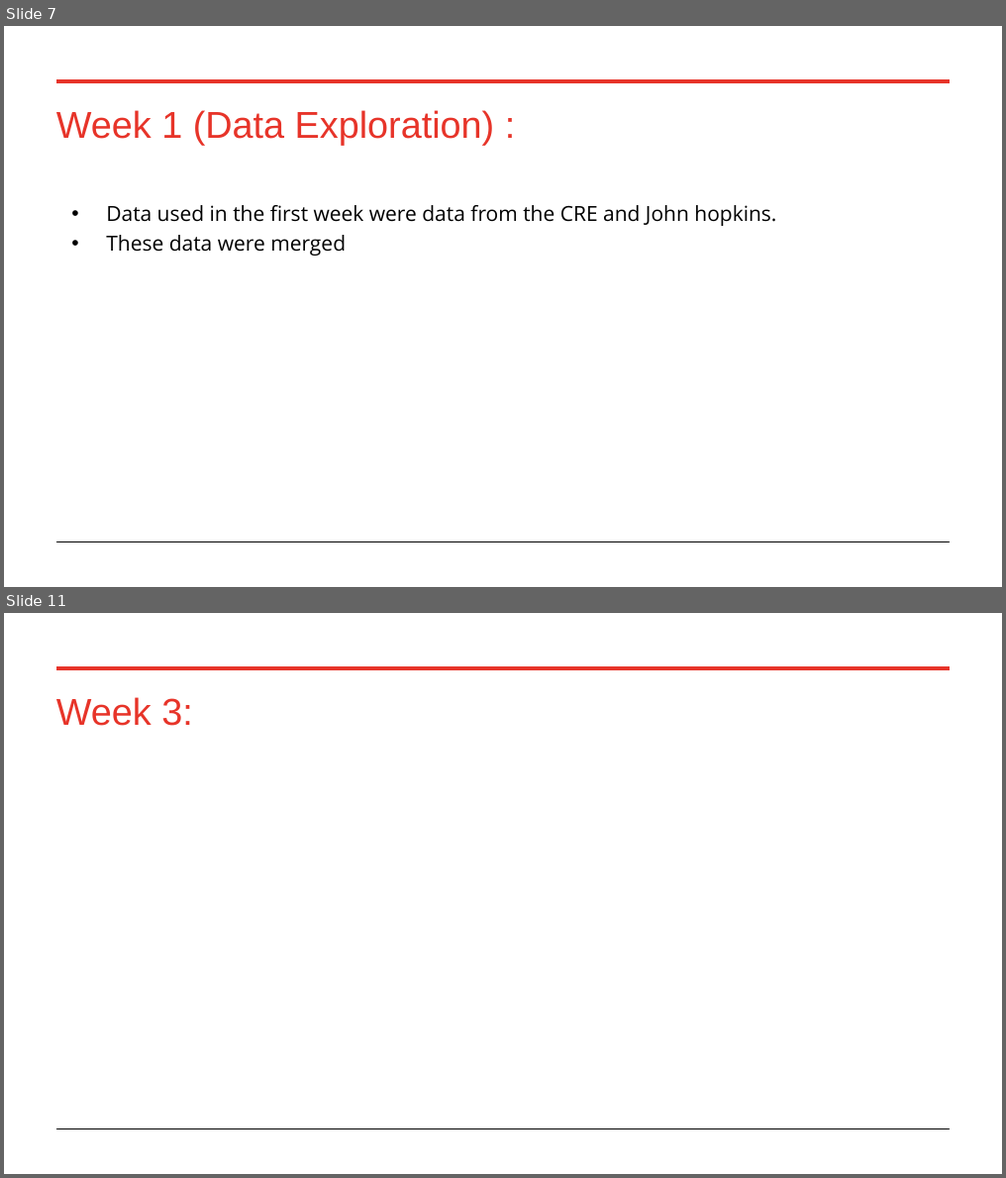
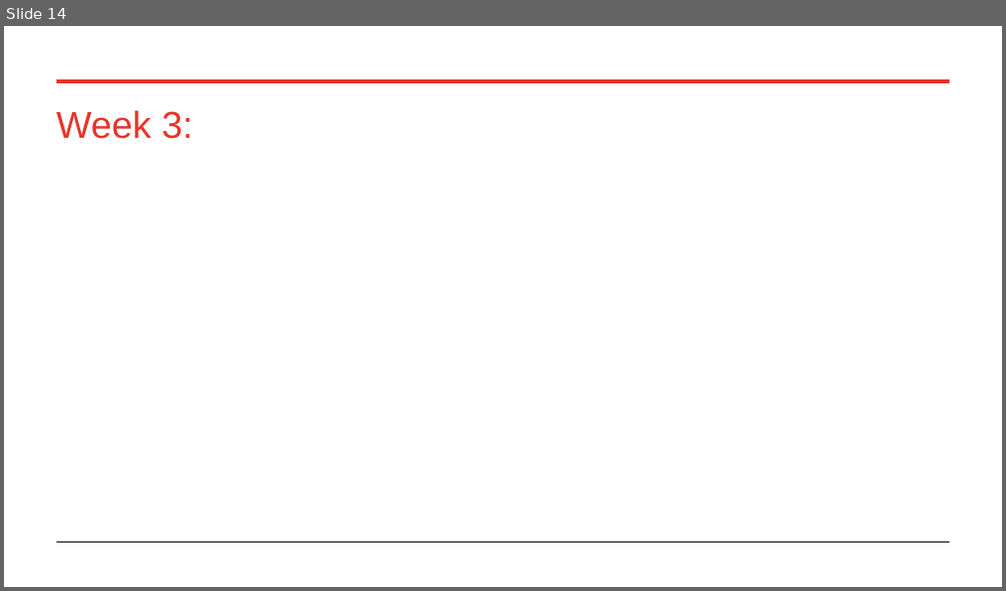
Before and after one commit to raksnotes/Final-Capstone-, a slide deck: FinalCapstonePP.pptx. Shown one above the other, each under a label of ours: slides 7 and 11 before the commit, slide 14 after it; the slides between them are not shown. The pictures are 1006x1178 and 1006x591 pixels, drawn with LibreOffice and Linux fonts; fonts in the diff are those of the drawing. Boxes give left, top, right and bottom in pixels: in the first picture for what was removed or moved away, otherwise in the second. Text is boxed around its words. In the diff, an @@ line names an element or a change of style, - is before the commit and + after.

```diff
--- a/FinalCapstonePP.pptx
+++ b/FinalCapstonePP.pptx
@@ slide 7 removed at (x1=4, y1=26, x2=1002, y2=587), background #FFFFFF; not listed: 2 template elements that a slide beside it also shows @@
@@ title removed at (x1=56, y1=110, x2=495, y2=145) @@
-Week 1 (Data Exploration) :
@@ text removed at (x1=106, y1=205, x2=776, y2=256) @@
-• Data used in the first week were data from the CRE and John hopkins.
-• These data were merged
@@ what was slide 11 is now slide 14 @@
```
Also in this commit, not shown: 8 slides changed, 5 slides added, 1 other slide removed, 9 other files.
